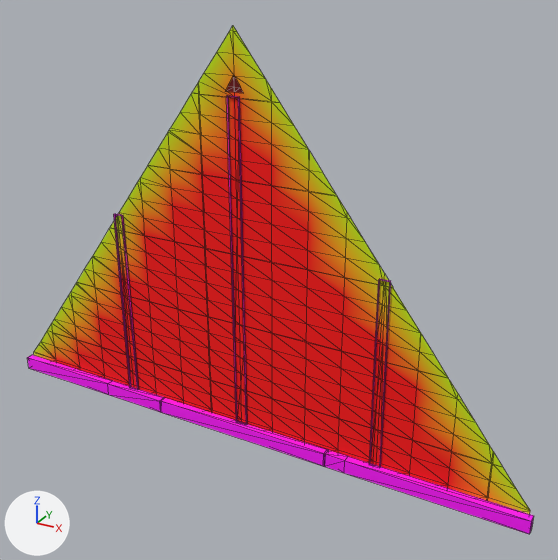
Renders of the glTF model godot/art/world/house/gable8_p.glb from each side of a commit.
Camera for both pictures: a camera (50 mm lens) standing at (4.92, -7.86, 6.45) and looking at (0.55, 0.09, 2.48). Arrows for +X, +Y and +Z are at lower left; the lights stay in place. The older version comes first. Mesh edges are drawn as thin lines. Vertices at exactly the same position are counted once.

Objects in the first picture: 'gable8_p'.
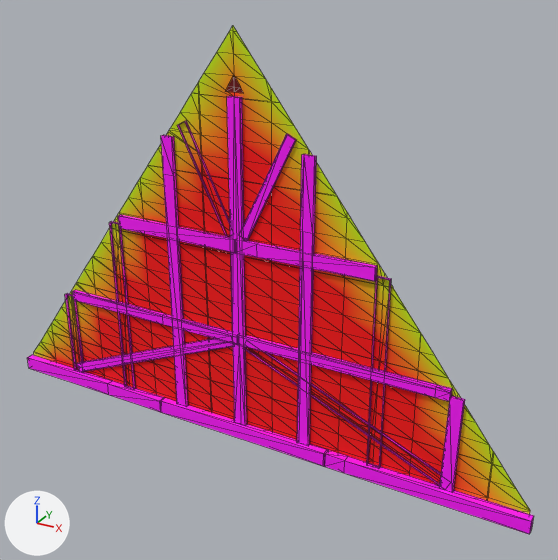
What differs and where, as boxes [x1, y1, x2, y2] in the pictures (558 x 560 px):
part 1 of me_gable8_p, rebuilt (8% wider)
    before: [114, 214, 138, 390]
    after: [109, 221, 135, 389]
part 2 of me_gable8_p, built on
    before: [226, 96, 391, 468]
    after: [65, 96, 465, 492]

The change, as a list of edits to the scene's bpy script:
```text
Change me_gable8_p:
    used by ob_gable8_p; location = (0.0, 0.0, 0.0)
    remove me_gable8_p.from_pydata(...)  # 444 vertices, 712 faces; spans x -4.04..4.05, y -0.11..0.0, z -0.01..5.56
    add me_gable8_p.from_pydata(...)  # 602 vertices, 904 faces; spans x -4.04..4.05, y -0.11..0.0, z -0.01..5.56
    me_gable8_p part 1: the loose piece of 15 vertices spanning x -1.99..-1.84, y -0.04..0.0, z 0.19..2.98 is rebuilt with 16 vertices and now spans x -2.08..-1.9, y -0.05..0.0, z 0.19..2.85
    me_gable8_p part 2
    22 vertices are removed from x -0.09..2.1, y -0.04..0.0, z 0.19..4.76
    40 faces are deleted
    7 vertices move from x -0.08..0.08, y -0.04..0.0, z 0.19..4.76 to x -0.08..0.1, y -0.05..0.0, z 0.19..4.76
    108 vertices are added at x -3.09..3.09, y -0.06..0.0, z 0.19..4.76
    33 new vertices lie (0.0, 0.04, 0.0) away from vertices in x -3.04..3.04, y -0.05..-0.04, z 0.19..4.4
    22 new vertices lie (0.0, 0.05, 0.0) away from vertices in x -3.09..3.09, y -0.05, z 0.19..4.18
    16 new vertices lie (0.0, 0.06, 0.0) away from vertices in x -2.92..2.93, y -0.06, z 1.46..2.98
    232 new faces join them
```
